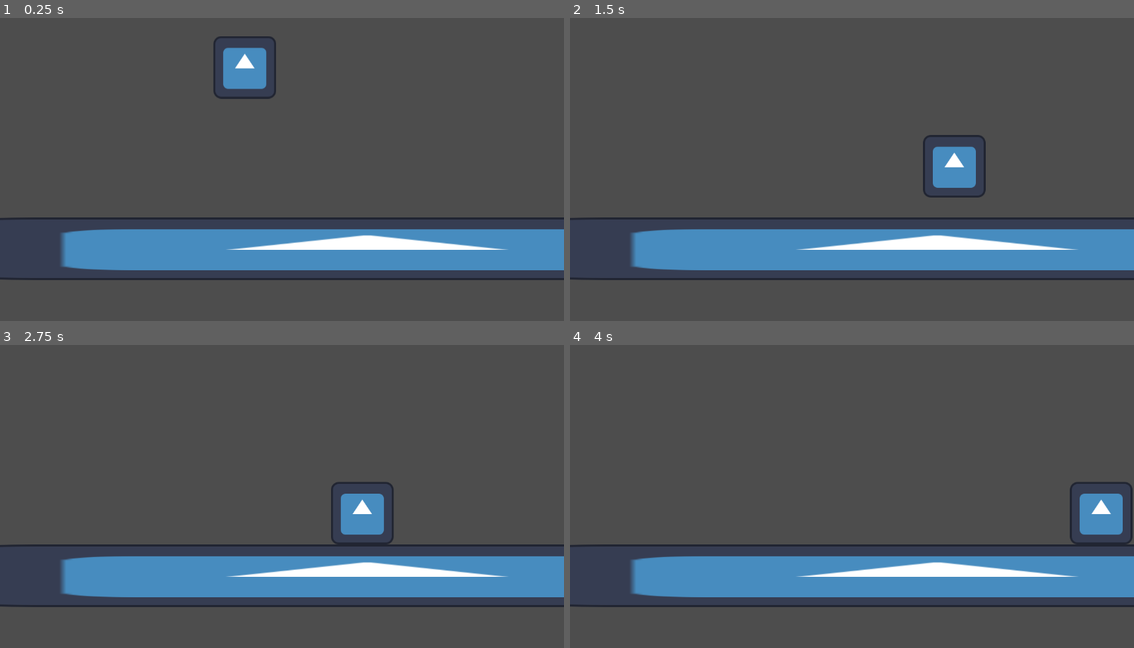
Above: before the commit, frames 1-4 (two rows, left to right).
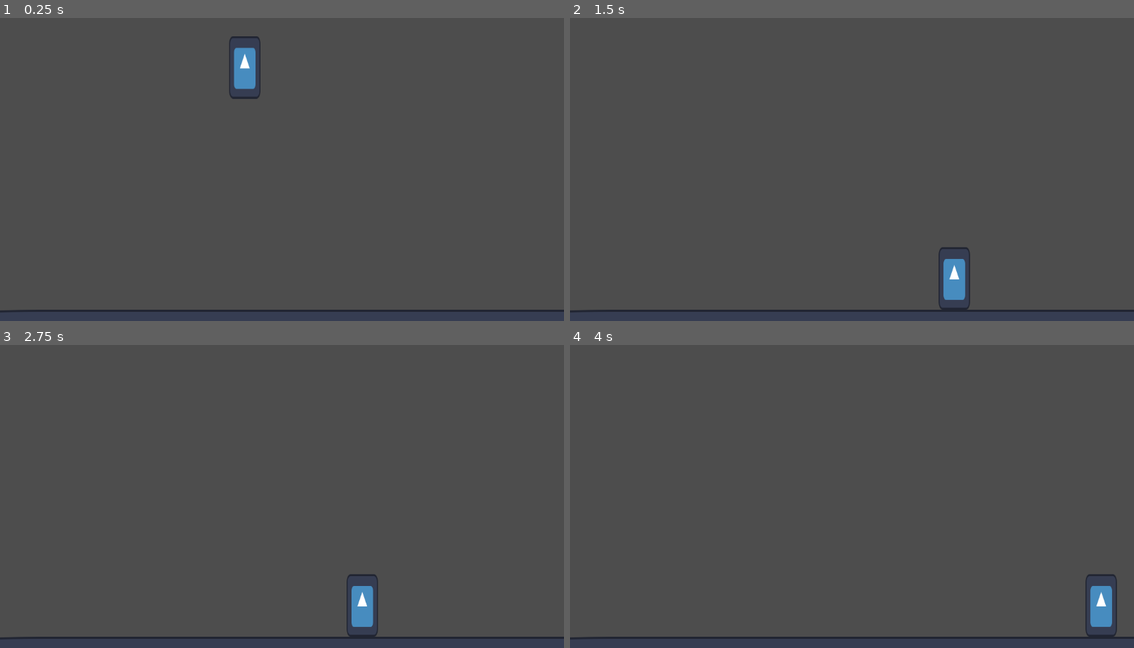
Above: after the commit, the same moments.

Repository: robotabc773/calm-before-the-storm
Game: Godot game, scene res://scenes/levels/testlvl.tscn
Same seed, same stepped clock (60 frames per second), same inputs: the game is played once before the commit and once after it. The engine's default icon, where the game draws it, is replaced by a stand-in: a white triangle on a blue panel in a dark square.
Inputs:
- Up to frame 1 (0.25 s): no input
- Up to frame 2 (1.5 s): tap Enter (ui_accept) at 0.5, 0.77 s; hold Right (ui_right) from 0.53 s (still down)
- Up to frame 3 (2.75 s): tap Enter (ui_accept) at 1.52 s; release Right (ui_right) at 2.03 s; hold Left (ui_left) from 2.03 s (still down)
- Up to frame 4 (4 s): release Left (ui_left) at 2.78 s; hold Right (ui_right) from 2.78 s (still down); tap Enter (ui_accept) at 3.02, 3.77 s

The runs differ from the first frame. In frame 1, 15% of the frame differs, in the area x 0-100%, y 6-98%; in frame 2, 16%, in the area x 0-100%, y 38-98%; in frame 3, 16%; in frame 4, 16%.

Commit message:
altered character size and locations

Diff:
--- a/scenes/levels/testlvl.tscn
+++ b/scenes/levels/testlvl.tscn
@@ -12,6 +12,7 @@
 [node name="CharacterBody2D" type="CharacterBody2D" parent="."]
 physics_interpolation_mode = 1
 position = Vector2(500, 100)
+scale = Vector2(0.5, 1)
 script = ExtResource("1_4l5lo")
 
 [node name="CollisionShape2D" type="CollisionShape2D" parent="CharacterBody2D"]
@@ -22,7 +23,7 @@
 texture = ExtResource("2_wbtc6")
 
 [node name="StaticBody2D" type="StaticBody2D" parent="."]
-position = Vector2(750, 500)
+position = Vector2(765, 689)
 scale = Vector2(14.135, 1)
 
 [node name="CollisionShape2D" type="CollisionShape2D" parent="StaticBody2D"]
